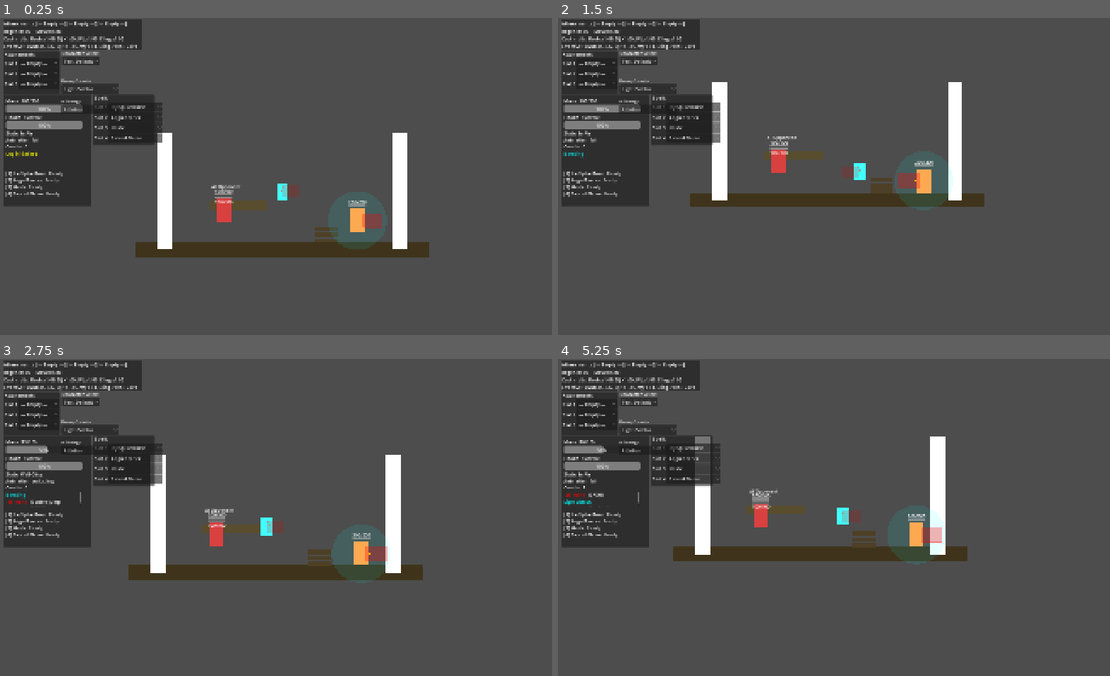
Above: before the commit, frames 1-4 (two rows, left to right).
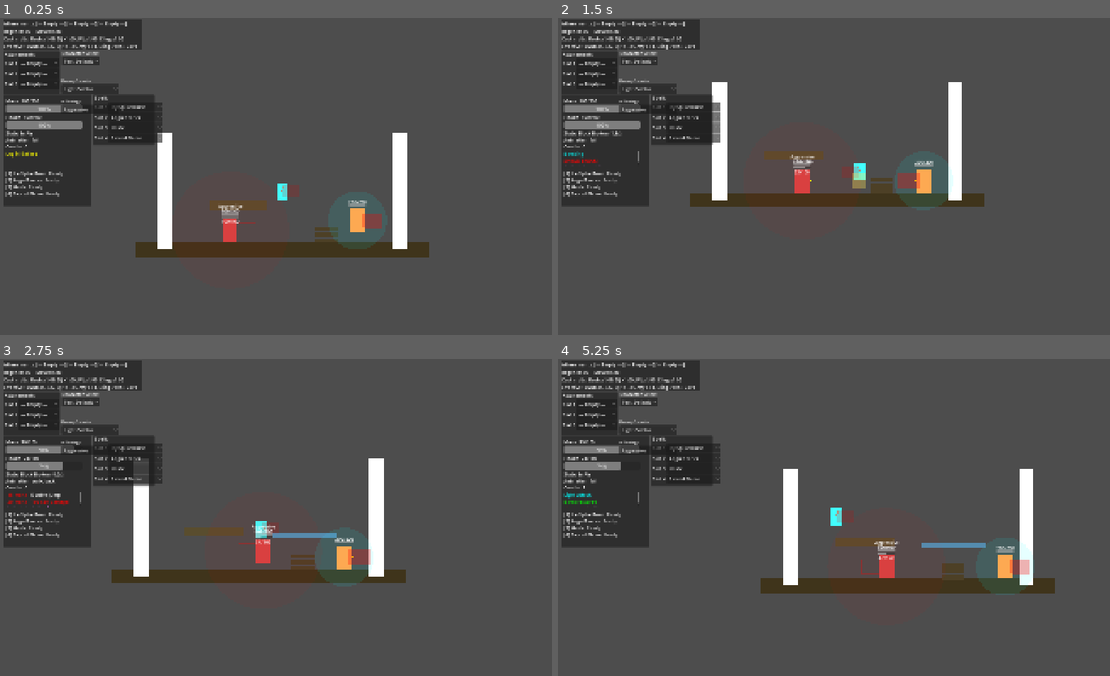
Above: after the commit, the same moments.

Repository: Korasyl/ManaBrawl
Game: Godot game, scene res://scenes/test_environment/test_environment.tscn
Two runs of this game, one before a commit and one after it. Both use one fixed random seed, a clock stepped at 60 frames per second and the inputs below.
Inputs (mouse positions are in pixels of both pictures, inside the frame that each line leads up to):
- Up to frame 1 (0.25 s): no input
- Up to frame 2 (1.5 s): move the mouse to (966, 160) at 0.52 s; hold Alt (block) 0.53-1.28 s; hold D (move_right) from 0.53 s (still down); tap W (jump) at 0.77 s; move the mouse to (729, 192) at 1.27 s; tap S (crouch) at 1.35 s
- Up to frame 3 (2.75 s): tap W (jump) at 1.52 s; move the mouse to (336, 447) at 2.02 s; release D (move_right) at 2.03 s; hold A (move_left) from 2.03 s (still down); tap Space (dash) at 2.1 s
- Up to frame 4 (5.25 s): move the mouse to (811, 580) at 2.77 s; release A (move_left) at 2.78 s; hold D (move_right) 2.78-4.28 s; click (811, 580) at 2.85 s; tap W (jump) at 3.02, 3.77, 4.52 s; move the mouse to (1010, 565) at 3.52 s; hold Right mouse button (ranged_mode) 3.53-4.28 s; move the mouse to (668, 469) at 4.27 s; hold A (move_left) 4.28-5.03 s; tap Shift (sprint) at 4.35 s; move the mouse to (867, 517) at 5.02 s; hold D (move_right) from 5.03 s (still down); hold Alt (block) from 5.03 s (still down)

The runs differ from the first frame. In frame 1, 0.6% of the frame differs, in the area x 12-47%, y 28-71%; in frame 2, 0.9%; in frame 3, 7.9%; in frame 4, 11%, in the area x 0-91%, y 24-74%.
Error before the commit: Parse Error: Cannot infer the type of "health_pct" variable because the value doesn't have a set type. (res://characters/ai_opponent.gd:322)

Commit message:
Fix GDScript type inference errors in ai_opponent.gd
Replace Variant-returning functions with typed alternatives:
- max() → maxf(), sign() → signf(), abs() → absf()
- Add explicit type annotations for variables inferred from
  Variant expressions (target.global_position, ternaries, enum keys)

https://claude.ai/code/session_01597tA9tFF5e3vLZD3MKf3K

Diff:
--- a/characters/ai_opponent.gd
+++ b/characters/ai_opponent.gd
@@ -318,9 +318,9 @@
 		current_behavior = AIBehavior.IDLE
 		return
 
-	var dist := global_position.distance_to(target.global_position)
-	var health_pct := current_health / max(1.0, stats.max_health)
-	var mana_pct := current_mana / max(1.0, stats.max_mana)
+	var dist: float = global_position.distance_to(target.global_position)
+	var health_pct: float = current_health / maxf(1.0, stats.max_health)
+	var mana_pct: float = current_mana / maxf(1.0, stats.max_mana)
 	var strat := _get_strategy()
 
 	# --- Priority 1: Recovery when low resources ---
@@ -418,8 +418,8 @@
 	if is_dashing or is_attacking:
 		return
 
-	var dir := sign(target.global_position.x - global_position.x)
-	var dist := abs(target.global_position.x - global_position.x)
+	var dir: float = signf(target.global_position.x - global_position.x)
+	var dist: float = absf(target.global_position.x - global_position.x)
 	var strat := _get_strategy()
 
 	# Sprint if far away
@@ -459,8 +459,8 @@
 	if is_dashing:
 		return
 
-	var dist := abs(target.global_position.x - global_position.x)
-	var dir := sign(target.global_position.x - global_position.x)
+	var dist: float = absf(target.global_position.x - global_position.x)
+	var dir: float = signf(target.global_position.x - global_position.x)
 	var strat := _get_strategy()
 
 	# Close in to melee range
@@ -503,8 +503,8 @@
 	if is_dashing or is_attacking:
 		return
 
-	var dist := abs(target.global_position.x - global_position.x)
-	var dir := sign(target.global_position.x - global_position.x)
+	var dist: float = absf(target.global_position.x - global_position.x)
+	var dir: float = signf(target.global_position.x - global_position.x)
 	var strat := _get_strategy()
 
 	# Maintain spell range — back off if too close, close in if too far
@@ -530,8 +530,8 @@
 	if is_dashing:
 		return
 
-	var dir := sign(target.global_position.x - global_position.x)
-	var dist := abs(target.global_position.x - global_position.x)
+	var dir: float = signf(target.global_position.x - global_position.x)
+	var dist: float = absf(target.global_position.x - global_position.x)
 	var strat := _get_strategy()
 
 	is_blocking = false
@@ -565,7 +565,7 @@
 	if is_dashing:
 		return
 
-	var dist := abs(target.global_position.x - global_position.x) if target and is_instance_valid(target) else 999.0
+	var dist: float = absf(target.global_position.x - global_position.x) if target and is_instance_valid(target) else 999.0
 
 	# Start coalescing if safe
 	if not is_coalescing and coalescence_recovery_timer <= 0 and dist > 120.0:
@@ -579,7 +579,7 @@
 
 	# Move away while recovering
 	if target and is_instance_valid(target):
-		var dir := sign(target.global_position.x - global_position.x)
+		var dir: float = signf(target.global_position.x - global_position.x)
 		if not is_coalescing:
 			velocity.x = move_toward(velocity.x, -dir * stats.walk_speed * 0.5, movement_data.ground_acceleration * delta)
 
@@ -852,7 +852,7 @@
 
 func _pick_best_spell() -> int:
 	var strat := _get_strategy()
-	var mana_pct := current_mana / max(1.0, stats.max_mana)
+	var mana_pct: float = current_mana / maxf(1.0, stats.max_mana)
 
 	for idx in strat.spell_priority:
 		if idx < 0 or idx >= spell_slots.size() or spell_slots[idx] == null:
@@ -905,9 +905,9 @@
 	if target == null or not is_instance_valid(target):
 		return
 
-	var dir := (target.global_position - global_position).normalized()
+	var dir: Vector2 = (target.global_position - global_position).normalized()
 	# Add slight inaccuracy based on difficulty
-	var inaccuracy := (1.0 - _get_strategy().aggression) * 0.15
+	var inaccuracy: float = (1.0 - _get_strategy().aggression) * 0.15
 	dir = dir.rotated(randf_range(-inaccuracy, inaccuracy))
 
 	var spell_ctx := {
@@ -1014,7 +1014,7 @@
 		return
 
 	var strat := _get_strategy()
-	var dir_to_target := sign(target.global_position.x - global_position.x)
+	var dir_to_target: float = signf(target.global_position.x - global_position.x)
 
 	# Strategy-driven placement position
 	var place_pos: Vector2
@@ -1435,7 +1435,7 @@
 	draw_line(Vector2(0, -40), arrow_end, Color.YELLOW, 3.0)
 
 	# Behavior indicator
-	var behavior_text := AIBehavior.keys()[current_behavior]
+	var behavior_text: String = String(AIBehavior.keys()[current_behavior])
 	draw_string(ThemeDB.fallback_font, Vector2(-30, -100), behavior_text, HORIZONTAL_ALIGNMENT_CENTER, -1, 10, Color.WHITE)
 
 # ===========================================================================
@@ -1450,8 +1450,8 @@
 func set_character_stats(new_stats: CharacterStats) -> void:
 	if new_stats == null:
 		return
-	var health_ratio := current_health / max(1.0, stats.max_health) if stats else 1.0
-	var mana_ratio := current_mana / max(1.0, stats.max_mana) if stats else 1.0
+	var health_ratio: float = current_health / maxf(1.0, stats.max_health) if stats else 1.0
+	var mana_ratio: float = current_mana / maxf(1.0, stats.max_mana) if stats else 1.0
 	stats = new_stats
 	current_health = clamp(stats.max_health * health_ratio, 0.0, stats.max_health)
 	current_mana = clamp(stats.max_mana * mana_ratio, 0.0, stats.max_mana)
